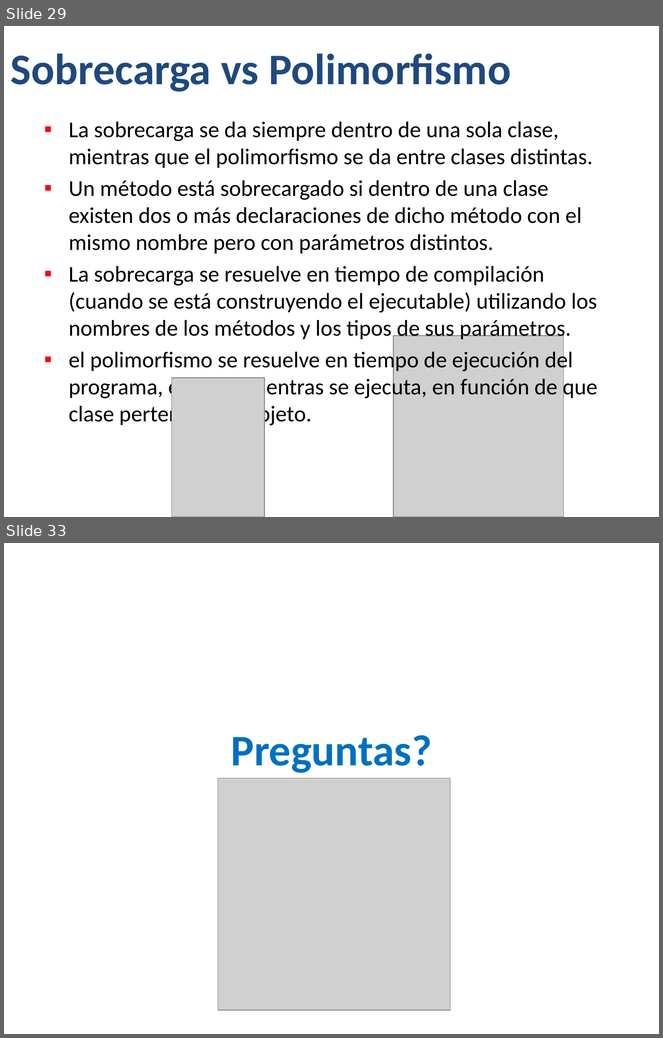
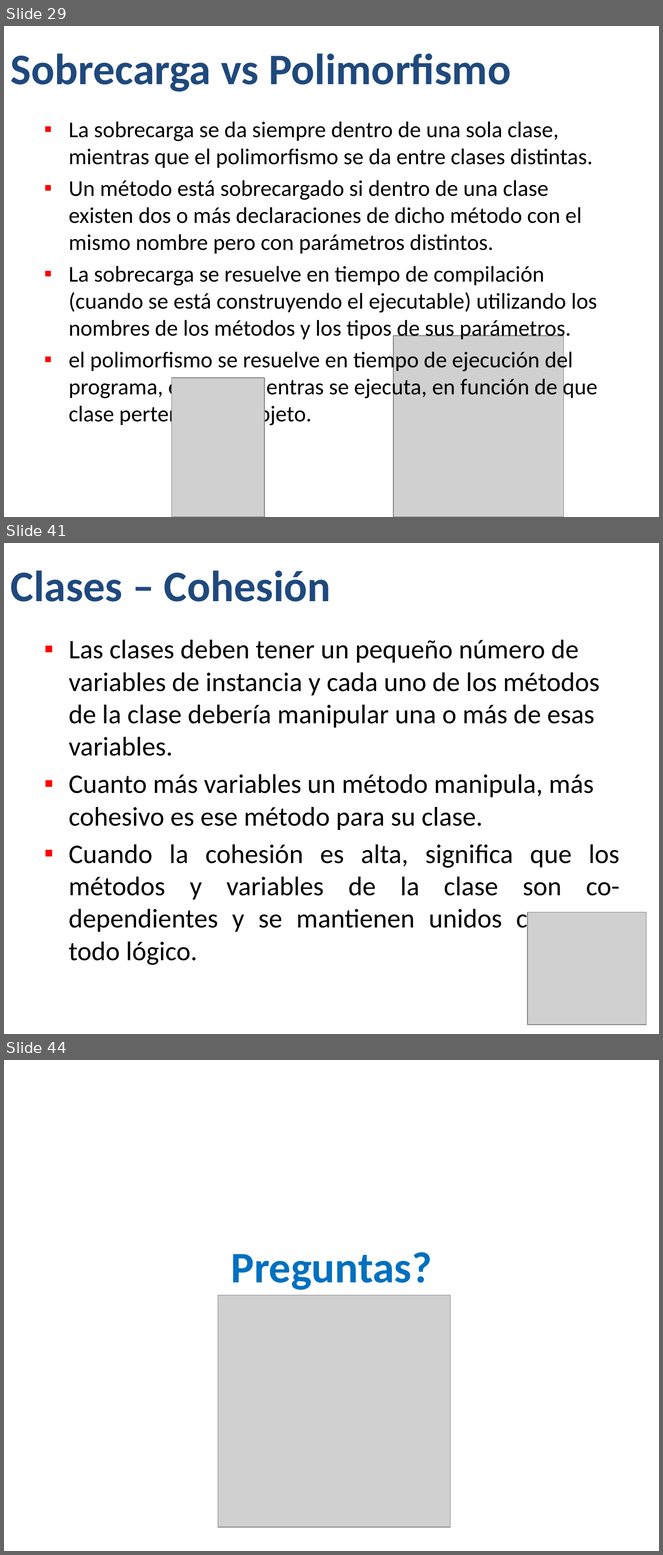
Before and after one commit to Jucer74/BackDevelopment, a slide deck: Classes/BackDev-03-Programación Orientada a Objetos.pptx. Shown one above the other, each under a label of ours: slides 29 and 33 before the commit, slides 29, 41 and 44 after it; the slides between them are not shown. The pictures are 663x1038 and 663x1555 pixels, drawn with LibreOffice and Linux fonts; fonts in the diff are those of the drawing; grey boxes stand for pictures; background and template pictures are left out. Boxes give left, top, right and bottom in pixels: in the first picture for what was removed or moved away, otherwise in the second. Text is boxed around its words. In the diff, an @@ line names an element or a change of style, - is before the commit and + after.

```diff
--- a/Classes/BackDev-03-Programación Orientada a Objetos.pptx
+++ b/Classes/BackDev-03-Programación Orientada a Objetos.pptx
@@ slide 41 added at (x1=4, y1=543, x2=659, y2=1034), background #FFFFFF @@
@@ title added at (x1=11, y1=571, x2=331, y2=602), 48 pt, text #1F497D, bold @@
+Clases – Cohesión
@@ text added at (x1=68, y1=640, x2=620, y2=965), 29.6 pt, text #000000 @@
+▪ Las clases deben tener un pequeño número de variables de instancia y cada uno de los métodos de la clase debería manipular una o más de esas variables.
+▪ Cuanto más variables un método manipula, más cohesivo es ese método para su clase.
+▪ Cuando la cohesión es alta, significa que los métodos y variables de la clase son co-dependientes y se mantienen unidos como un todo lógico.
@@ picture added at (x1=528, y1=913, x2=646, y2=1025) @@
@@ what was slide 33 is now slide 44 @@
```
Also in this commit, not shown: 5 slides changed, 10 other slides added, 1 other file.
